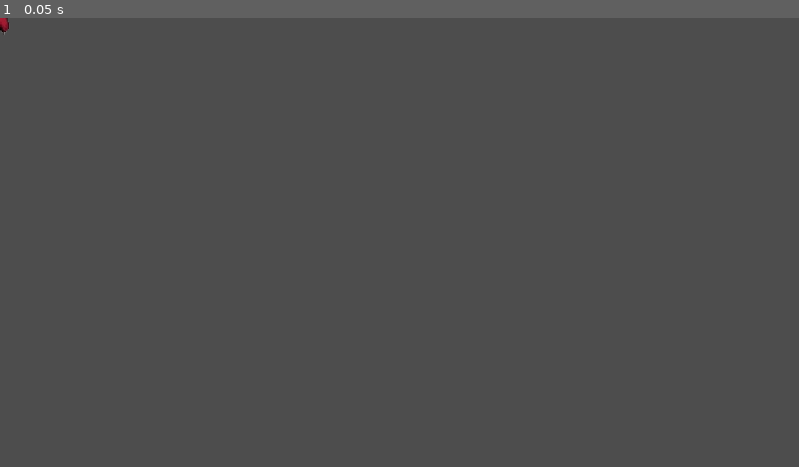
Above: before the commit, frame 1.
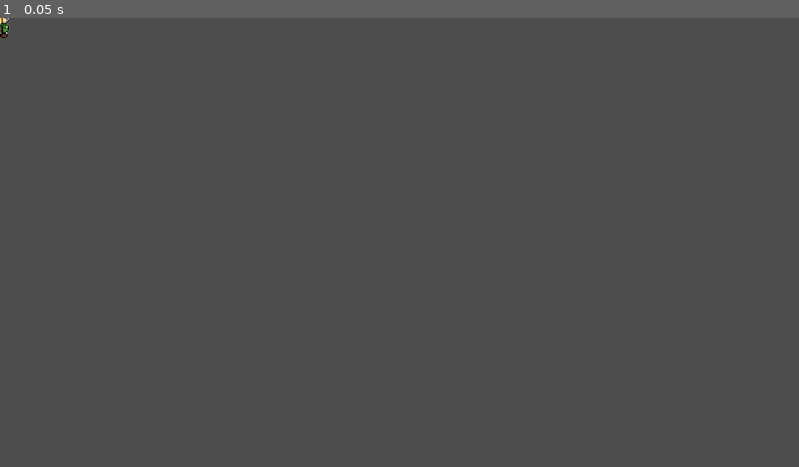
Above: after the commit, the same moment.

Repository: juan-hernandez-96/Final-Project
Game: Godot game, scene res://mega.tscn
The game is run twice, just before and just after one commit, with the same random seed, the same clock (stepped at 60 frames per second) and the same inputs. The project has no main scene, so this scene is started directly.
Inputs:
- Up to frame 1 (0.05 s): no input

The runs differ from the first frame. In frame 1, less than 0.1% of the frame differs, in the area x 0-2%, y 0-5%.

Commit message:
elf-charac

Diff:
--- a/mega.tscn
+++ b/mega.tscn
@@ -1,9 +1,12 @@
 [gd_scene load_steps=2 format=3 uid="uid://ckxad18w3ww7g"]
 
-[ext_resource type="Texture2D" uid="uid://bppdg5b4yec66" path="res://images/6e954e7b4487f85f814fd3ea5bc1a477-removebg-preview.png" id="1_2uklg"]
+[ext_resource type="Texture2D" uid="uid://8c8crufa5in" path="res://images/9f9f84cf1661937bb8cfcfee04dcef67-removebg-preview.png" id="1_2uklg"]
 
-[node name="Hood" type="Sprite2D"]
+[node name="elf" type="Sprite2D"]
 texture_filter = 1
 texture = ExtResource("1_2uklg")
-hframes = 8
+hframes = 10
 vframes = 8
+frame = 30
+
+[node name="AnimationPlayer" type="AnimationPlayer" parent="."]
Binary file removed: images/6e954e7b4487f85f814fd3ea5bc1a477-removebg-preview.png
Binary file added: images/9f9f84cf1661937bb8cfcfee04dcef67-removebg-preview.png
Not shown, changed: images/9f9f84cf1661937bb8cfcfee04dcef67-removebg-preview.png.import
